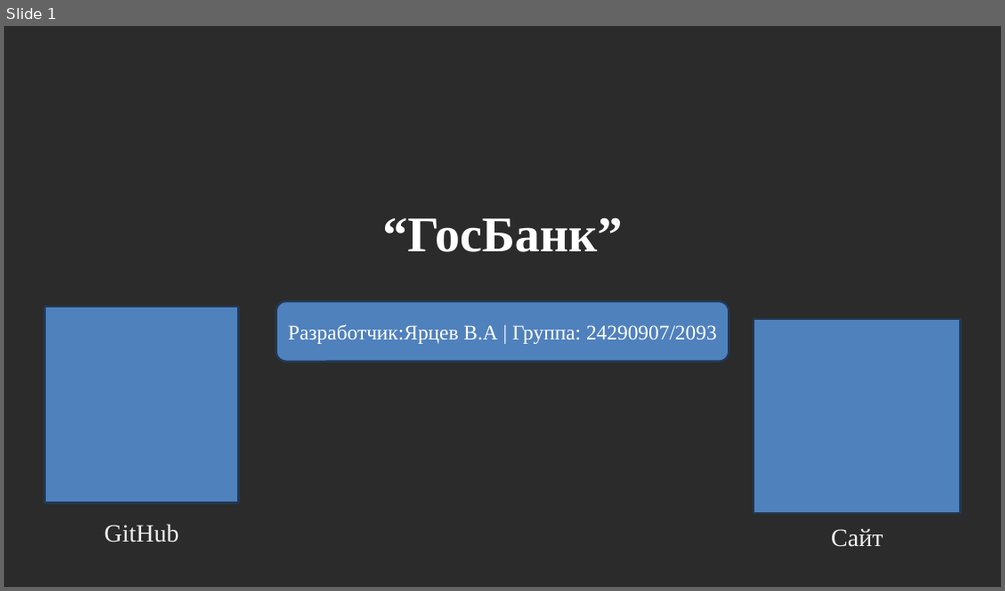
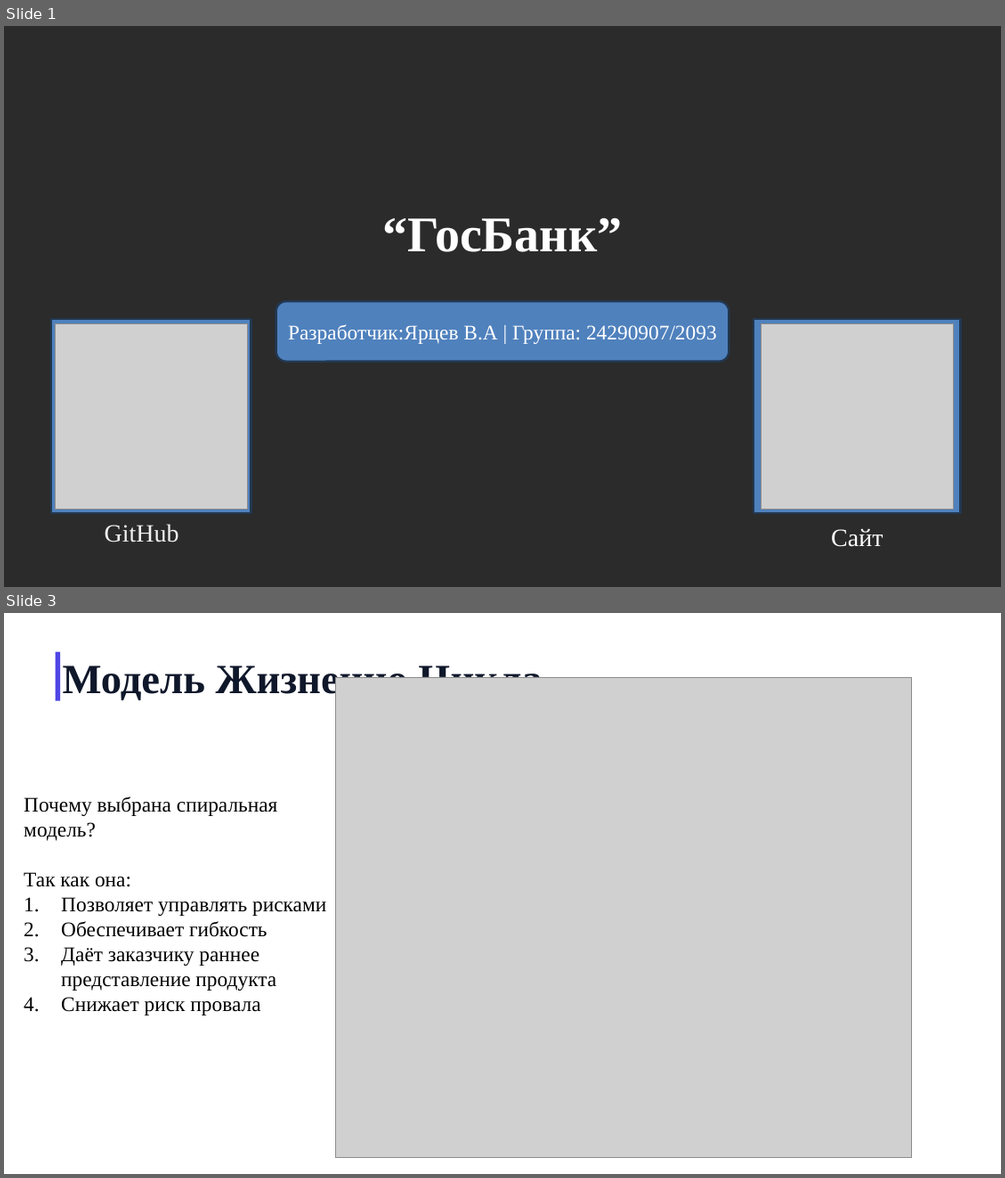
Before and after one commit to KOngfrost/BankBankBank, a slide deck: GosBank.pptx. Shown one above the other, each under a label of ours: slide 1 before the commit, slides 1 and 3 after it; the slides between them are not shown. The pictures are 1005x591 and 1005x1178 pixels, drawn with LibreOffice and Linux fonts; fonts in the diff are those of the drawing; grey boxes stand for pictures; background and template pictures are left out; a plain dark background stands for a picture behind light text. Boxes give left, top, right and bottom in pixels: in the first picture for what was removed or moved away, otherwise in the second. Text is boxed around its words. In the diff, an @@ line names an element or a change of style, - is before the commit and + after.

```diff
--- a/GosBank.pptx
+++ b/GosBank.pptx
@@ slide 3 added at <box>4,613,1001,1174</box>, background picture (left out) @@
@@ rectangle added at <box>56,652,61,700</box>, fill #4F46E5 @@
@@ text added at <box>63,661,542,702</box>, 40 pt, text #0F172A, bold @@
+Модель Жизненно Цикла
@@ picture added at <box>335,677,912,1158</box> @@
@@ text added at <box>24,796,326,1015</box>, 20 pt, text #000000 @@
+Почему выбрана спиральная модель?
+Так как она:
+1. Позволяет управлять рисками
+2. Обеспечивает гибкость
+3. Даёт заказчику раннее представление продукта
+4. Снижает риск провала
@@ slide 1 changed as well @@
@@ rectangle: place and size @@
-rectangle at <box>44,306,239,502</box>
+rectangle at <box>51,319,251,514</box>
@@ picture added at <box>55,323,247,509</box> @@
@@ picture added at <box>760,323,954,509</box> @@
```
Also in this commit, not shown: 11 other slides changed, 3 other slides added, 4 slides removed, 4 other files.
